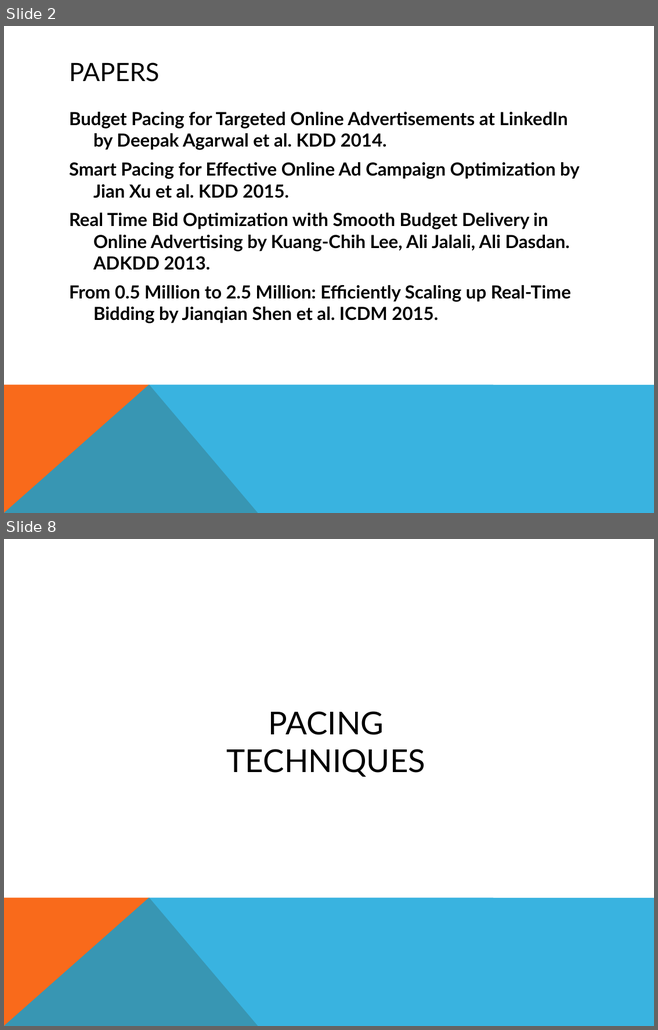
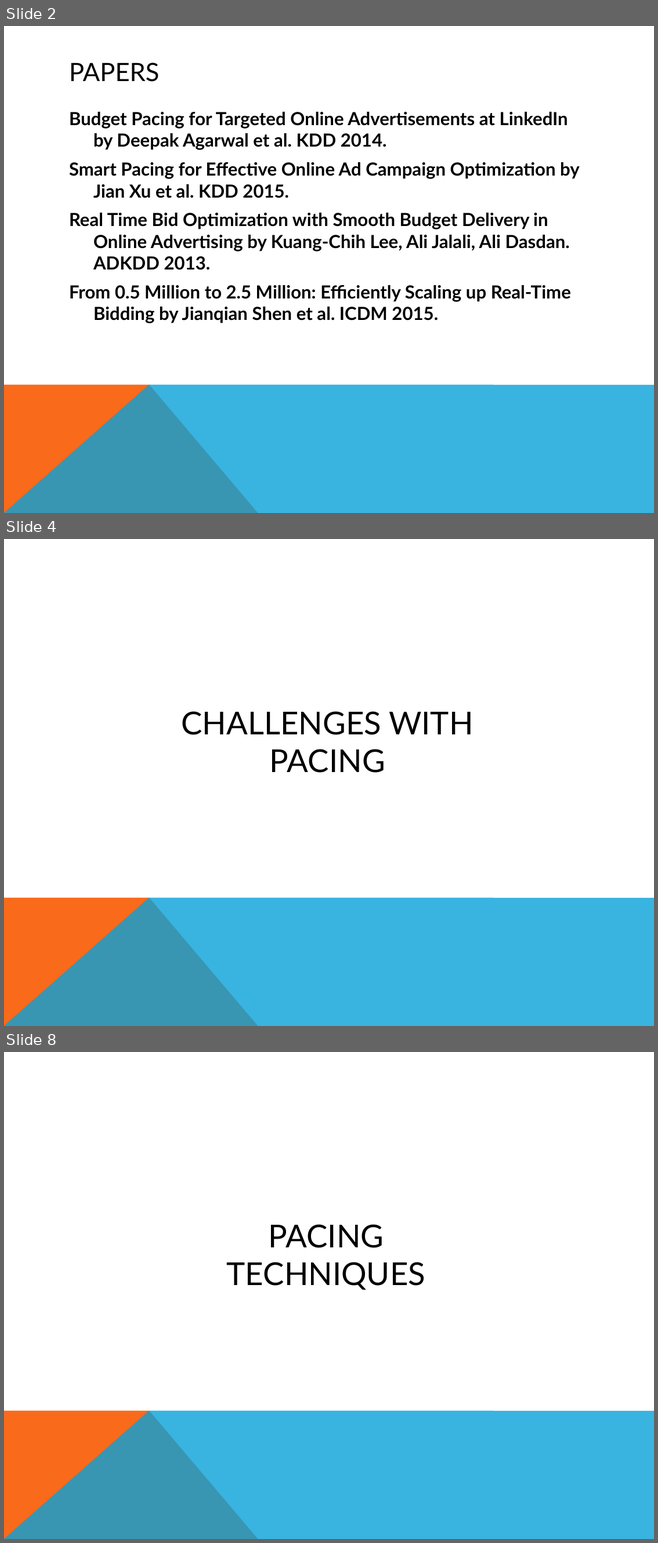
Before and after one commit to PragmaticLab/RTB_Budget_Pacing_Summarized, a slide deck: RTBPacingTechniques.pptx. Shown one above the other, each under a label of ours: slides 2 and 8 before the commit, slides 2, 4 and 8 after it; the slides between them are not shown. The pictures are 658x1030 and 658x1543 pixels, drawn with LibreOffice and Linux fonts; fonts in the diff are those of the drawing. Boxes give left, top, right and bottom in pixels: in the first picture for what was removed or moved away, otherwise in the second. Text is boxed around its words. In the diff, an @@ line names an element or a change of style, - is before the commit and + after.

```diff
--- a/RTBPacingTechniques.pptx
+++ b/RTBPacingTechniques.pptx
@@ slide 4 added at (4, 539, 654, 1026), background #FFFFFF; not listed: 2 template elements that a slide beside it also shows @@
@@ title added at (181, 711, 473, 773), 35 pt, text #000000 @@
+CHALLENGES WITH PACING
```
Also in this commit, not shown: 14 slides changed, 1 slide removed, 1 other file.
